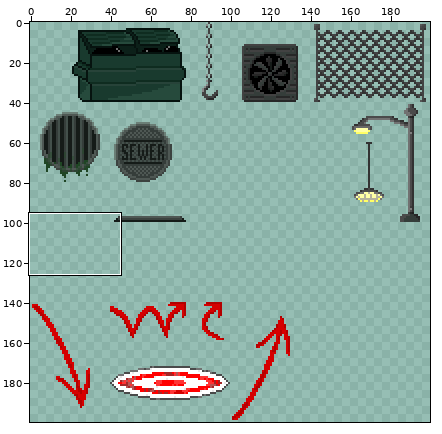
A sprite sheet gets an edit: assets/images/tilesdetail.png. Above, an overview of the earlier version with the close-up marked.
Close-up. As it was:
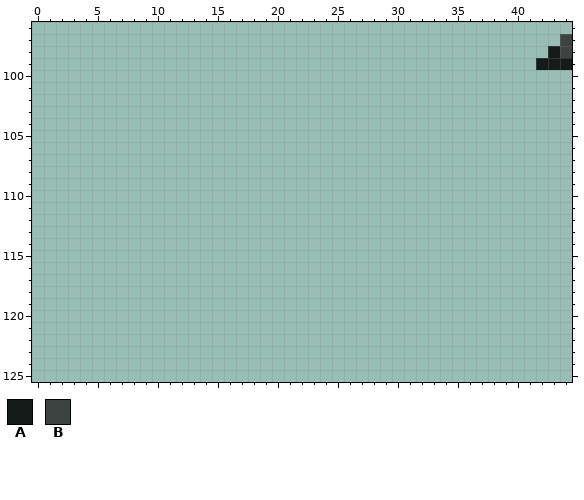
The file is 200x200 pixels. Colours within 5 levels of each other are drawn and written as one. Shown: x 0..44, y 96..125.
Palette (. is transparent): A #151b18  B #3c4340
Pixels before, first column x 42:
 97 ..B
 98 .AB
 99 AAA
The same view after the edit:
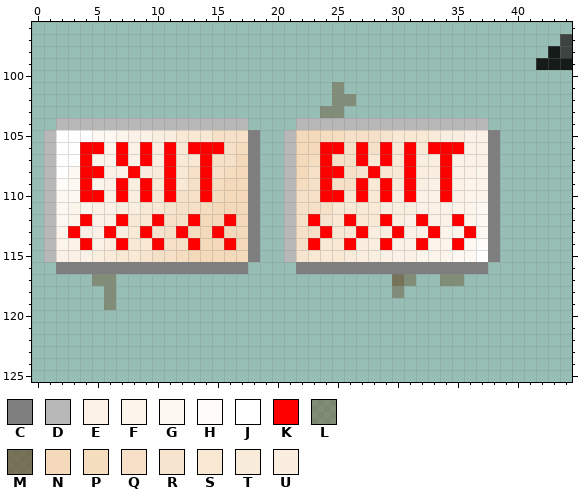
Colours new in this view: C #7e7e7e  D #b8b8b8  E #fbf1e6  F #fcf5ec  G #fdf8f2  H #fdfcf9  J #ffffff  K #ff0000  L #6b543476  M #6b5434b5  N #f4daba  P #f5ddc0  Q #f6e1c8  R #f7e4ce  S #f8e8d4  T #f9ebda  U #faeee0
Edits made:
Changed rows in their new state; - is an unchanged pixel.
first column x 1:
101 ------------------------L-------------
102 ------------------------LL------------
103 -----------------------LL-------------
104 -DDDDDDDDDDDDDDDD----DDDDDDDDDDDDDDDD-
105 DJJJGGFEEUUSSSQQQC--DNNPPQQQRSSSTUUEEC
106 DJJKKFKEKUKSKKKQPC--DNNKKQKQKSKSKKKEEC
107 DJJKFFKEKUKSSKQQNC--DNPKQQKSKSKUUKEEEC
108 DJGKKEEKUTKSQKQPNC--DNQKKQRKSSKUUKEEFC
109 DHGKFEKUKSKSQKPNNC--DPQKQQKSKTKUEKEFFC
110 DGGKKEKUKSKQQKPNNC--DQQKKSKSKUKEEKEFFC
111 DGFFEEUUSSRQQPNNNC--DQQQSSSSUUUEEEFFGC
112 DGFKEEKSSKQQKNNKNC--DQKRSKSSKUEKEEKFGC
113 DFKEEKUSKRQKPNKNNC--DQQKSSKUUKEEKFFKGC
114 DFEKEUKSSKQQKNNKNC--DQKSSKUUKEEKFFKGHC
115 DEEEUTSSRQQPNNNNNC--DRSSSTUUEEEFFFGGJC
116 -CCCCCCCCCCCCCCCC----CCCCCCCCCCCCCCCC-
117 ----LL-----------------------ML--LL---
118 -----L-----------------------L--------
119 -----L--------------------------------
Where, in picture pixels (left, top, right, bottom), the same in both close-ups:
added: (44, 82, 500, 310)
